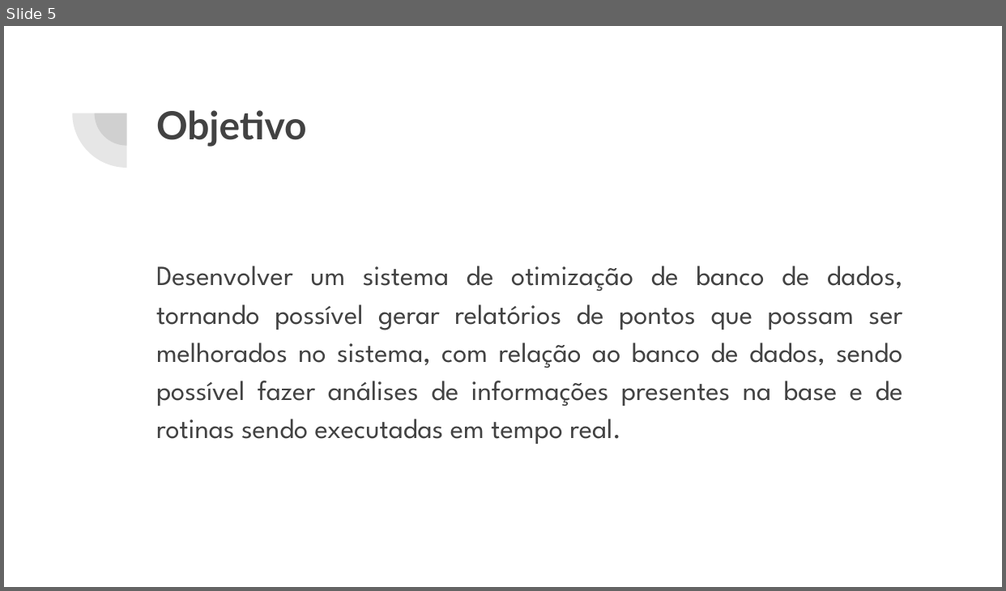
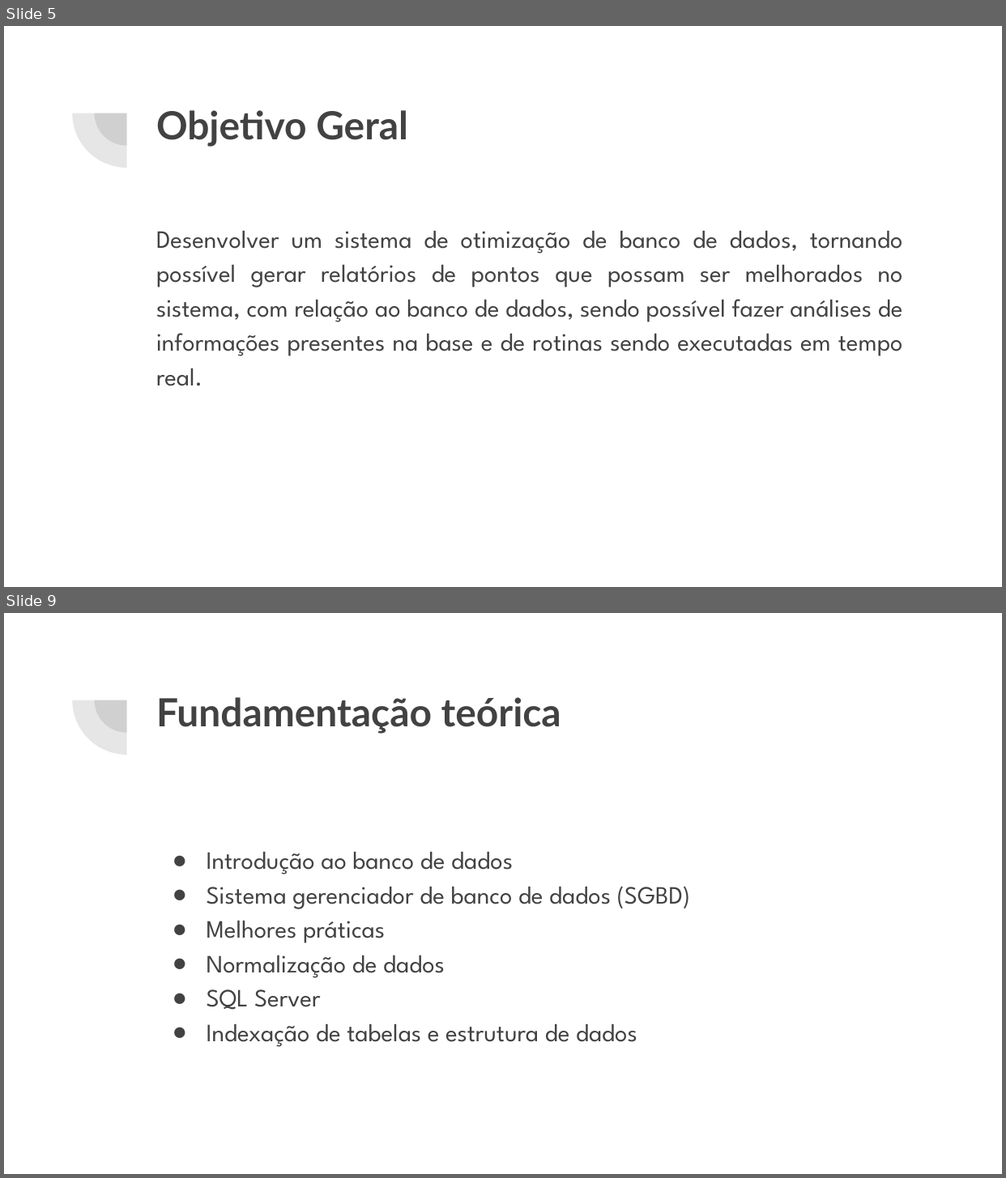
Before and after one commit to adrianhideki/sindex, a slide deck: docs/Apresentação TCC.pptx. Shown one above the other, each under a label of ours: slide 5 before the commit, slides 5 and 9 after it; the slides between them are not shown. The pictures are 1006x591 and 1006x1178 pixels, drawn with LibreOffice and Linux fonts; fonts in the diff are those of the drawing. Boxes give left, top, right and bottom in pixels: in the first picture for what was removed or moved away, otherwise in the second. Text is boxed around its words. In the diff, an @@ line names an element or a change of style, - is before the commit and + after.

```diff
--- a/docs/Apresentação TCC.pptx
+++ b/docs/Apresentação TCC.pptx
@@ slide 9 added at <box>4,613,1002,1174</box>, background #FFFFFF; not listed: 2 template elements that a slide beside it also shows @@
@@ title added at <box>156,697,561,734</box>, 28 pt, text #424242, bold @@
+Fundamentação teórica
@@ text added at <box>206,852,691,1047</box>, 18 pt, text #424242 @@
+● Introdução ao banco de dados
+● Sistema gerenciador de banco de dados (SGBD)
+● Melhores práticas
+● Normalização de dados
+● SQL Server
+● Indexação de tabelas e estrutura de dados
@@ slide 5 changed as well @@
@@ title at <box>156,110,408,147</box>: text changed @@
-Objetivo
+Objetivo Geral
@@ text "Desenvolver um sistema de otimização ...": place and size @@
-text "Desenvolver um sistema de otimização ..." at <box>156,266,903,444</box>
+text "Desenvolver um sistema de otimização ..." at <box>156,231,903,386</box>
@@ text "Desenvolver um sistema de otimização ..." at <box>156,231,903,386</box>: size 20 to 18 pt @@
```
Also in this commit, not shown: 4 other slides changed, 7 other slides added, 1 other file.
